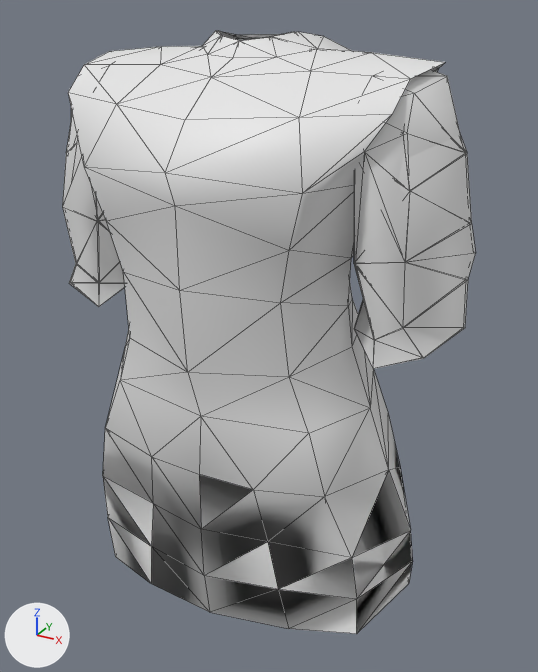
Two versions of the glTF model assets/third_party/wildfire_garments/field_issues.glb, one commit apart.
Rendered twice from a 50 mm lens placed at (0.566, -0.951, 1.515), pointed at (0.005, 0.069, 1.006). Every picture has the same lights, and +X, +Y and +Z are marked at lower left. The first picture is the older version. Mesh edges are drawn as thin lines. Vertices at exactly the same position are counted once.

Names of what the first picture shows: 'ArcherIssue', 'GuardIssue', 'RegularIssue'.
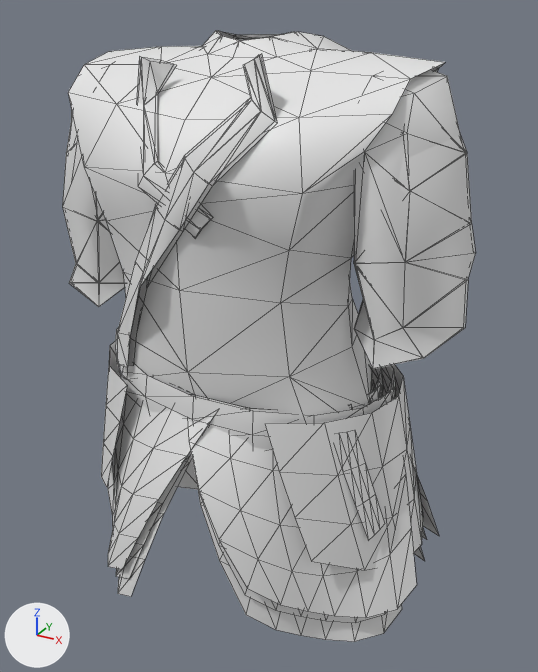
Commit message: Tailor the three licensed field issues into wrap coats with independent moving gores

Changed parts and their boxes [x1, y1, x2, y2] in the pictures (538 x 672 px):
'GuardIssue', reshaped: before [68, 30, 460, 634]; after [68, 30, 460, 618]
'RegularIssue', reshaped: before [218, 30, 476, 368]; after [116, 30, 476, 642]
'ArcherIssue', reshaped (mostly hidden): before [63, 31, 407, 369]; after [63, 31, 427, 623]
part 1 of me_regularissue, added (mostly hidden): after [202, 369, 383, 410]
part 2 of me_regularissue, added (mostly hidden): after [178, 370, 425, 561]
part 3 of me_regularissue, added (mostly hidden): after [118, 454, 192, 596]
part 4 of me_regularissue, added (mostly hidden): after [196, 385, 402, 642]
part 5 of me_regularissue, added: after [116, 55, 275, 367]
part 6 of me_regularissue, added: after [138, 57, 210, 237]
part 7 of me_guardissue, added: after [115, 328, 396, 451]
part 8 of me_guardissue, added (mostly hidden): after [381, 368, 439, 536]
part 9 of me_guardissue, added: after [108, 394, 215, 569]
part 10 of me_guardissue, added: after [188, 388, 417, 618]
part 11 of me_guardissue, added: after [101, 341, 127, 487]
part 12 of me_guardissue, added: after [265, 365, 423, 570]
part 13 of me_guardissue, added: after [342, 437, 385, 540]
part 14 of me_guardissue, built on: before [103, 338, 413, 634]; after [121, 338, 372, 423]
part 15 of me_archerissue, added (mostly hidden): after [198, 367, 381, 412]
part 16 of me_archerissue, added (mostly hidden): after [116, 451, 191, 579]
part 17 of me_archerissue, added (mostly hidden): after [199, 393, 386, 623]
part 18 of me_archerissue, added: after [128, 53, 277, 366]
part 19 of me_archerissue, added: after [136, 56, 213, 238]

The change, as a diff of the scene's bpy script:
```diff
--- a/assets/third_party/wildfire_garments/field_issues.glb.py
+++ b/assets/third_party/wildfire_garments/field_issues.glb.py
@@ me_regularissue @@
 # used by ob_regularissue; location = (0.0, 0.0, 0.0)
-me_regularissue.from_pydata(...)  # 190 vertices, 354 faces; spans x -0.346..0.346, y -0.175..0.204, z 0.531..1.486
+me_regularissue.from_pydata(...)  # 371 vertices, 554 faces; spans x -0.346..0.346, y -0.203..0.312, z 0.501..1.486
+# me_regularissue part 1: a new loose piece of 51 vertices spanning x -0.229..0.229, y -0.152..0.176, z 0.911..1.022
+# me_regularissue part 2: a new loose piece of 50 vertices spanning x -0.314..0.296, y -0.006..0.312, z 0.501..0.98
+# me_regularissue part 3: a new loose piece of 35 vertices spanning x -0.313..0.037, y -0.199..0.03, z 0.536..0.98
+# me_regularissue part 4: a new loose piece of 35 vertices spanning x -0.022..0.305, y -0.199..0.039, z 0.579..0.98
+# me_regularissue part 5: a new loose piece of 21 vertices spanning x -0.172..0.114, y -0.203..-0.058, z 1.0..1.465
+# me_regularissue part 6: 12 vertices added at x -0.107..0.052, y -0.194..-0.082, z 1.242..1.457
+# other edits to the shape of me_regularissue do not show in these pictures
@@ me_guardissue @@
 # used by ob_guardissue; location = (0.0, 0.0, 0.0)
-me_guardissue.from_pydata(...)  # 224 vertices, 402 faces; spans x -0.339..0.339, y -0.191..0.271, z 0.539..1.486
+me_guardissue.from_pydata(...)  # 412 vertices, 602 faces; spans x -0.339..0.339, y -0.205..0.322, z 0.561..1.486
+# me_guardissue part 7: a new loose piece of 51 vertices spanning x -0.25..0.25, y -0.159..0.186, z 0.911..1.022
+# me_guardissue part 8: a new loose piece of 50 vertices spanning x -0.335..0.315, y -0.005..0.322, z 0.561..0.98
+# me_guardissue part 9: a new loose piece of 35 vertices spanning x -0.334..0.041, y -0.205..0.033, z 0.596..0.98
+# me_guardissue part 10: a new loose piece of 35 vertices spanning x -0.024..0.325, y -0.205..0.042, z 0.639..0.98
+# me_guardissue part 11: a new loose piece of 32 vertices spanning x -0.305..-0.034, y -0.155..0.267, z 0.694..0.982
+# me_guardissue part 12: a new loose piece of 32 vertices spanning x 0.034..0.305, y -0.155..0.267, z 0.694..0.982
+# me_guardissue part 13: a new loose piece of 16 vertices spanning x 0.2..0.275, y -0.105..-0.057, z 0.782..0.961
+# me_guardissue part 14: 81 vertices removed from x -0.299..0.299, y -0.147..0.271, z 0.539..0.96; 18 vertices added at x -0.231..0.231, y -0.142..0.158, z 0.968
@@ me_archerissue @@
 # used by ob_archerissue; location = (0.0, 0.0, 0.0)
-me_archerissue.from_pydata(...)  # 205 vertices, 378 faces; spans x -0.35..0.344, y -0.171..0.244, z 0.638..1.486
+me_archerissue.from_pydata(...)  # 371 vertices, 554 faces; spans x -0.35..0.344, y -0.2..0.313, z 0.549..1.486
+# me_archerissue part 15: a new loose piece of 51 vertices spanning x -0.229..0.229, y -0.153..0.177, z 0.911..1.022
+# me_archerissue part 16: a new loose piece of 35 vertices spanning x -0.313..0.037, y -0.2..0.03, z 0.576..0.98
+# me_archerissue part 17: a new loose piece of 35 vertices spanning x -0.022..0.304, y -0.199..0.039, z 0.619..0.98
+# me_archerissue part 18: a new loose piece of 21 vertices spanning x -0.176..0.117, y -0.199..-0.048, z 1.0..1.466
+# me_archerissue part 19: 12 vertices added at x -0.11..0.055, y -0.19..-0.08, z 1.24..1.458
+# other edits to the shape of me_archerissue do not show in these pictures
```
